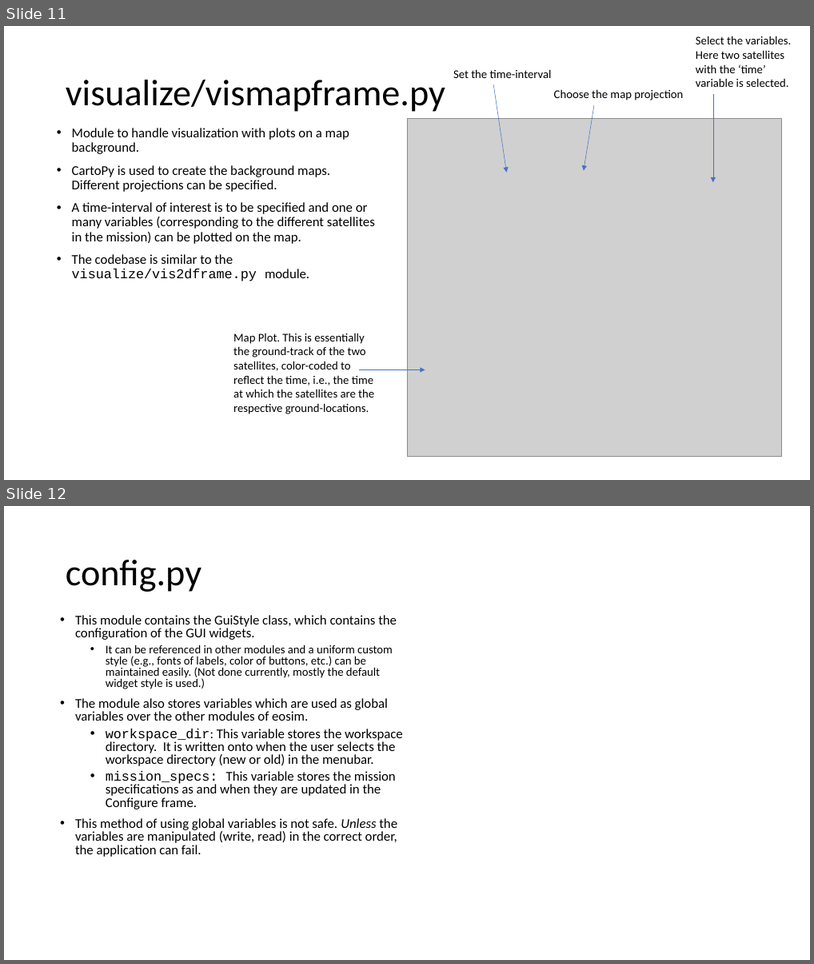
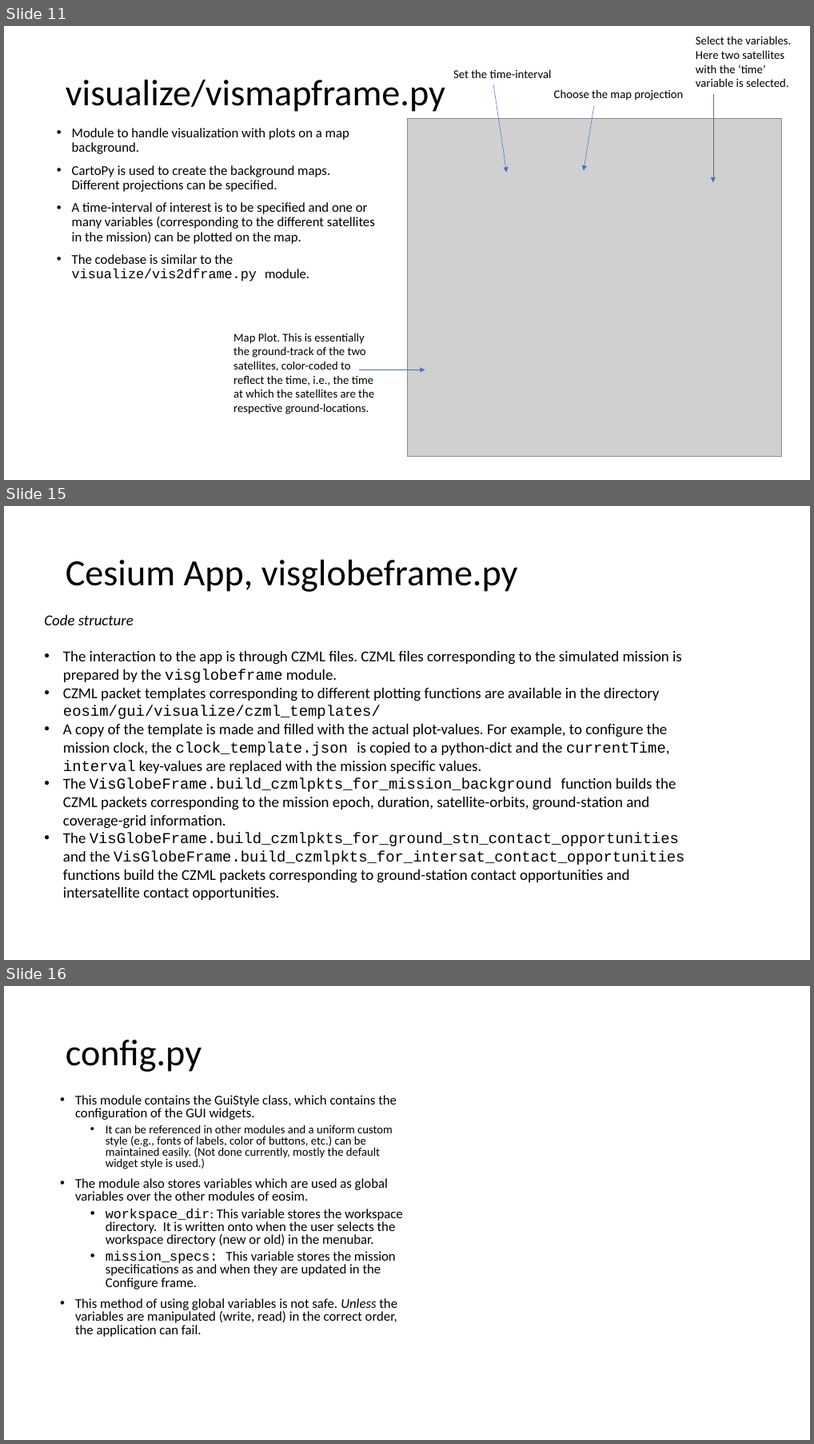
Before and after one commit to EarthObservationSimulator/eosim-gui, a slide deck: docs/codebase_description.pptx. Shown one above the other, each under a label of ours: slides 11 and 12 before the commit, slides 11, 15 and 16 after it; the slides between them are not shown. The pictures are 814x964 and 814x1444 pixels, drawn with LibreOffice and Linux fonts; fonts in the diff are those of the drawing; grey boxes stand for pictures. Boxes give left, top, right and bottom in pixels: in the first picture for what was removed or moved away, otherwise in the second. Text is boxed around its words. In the diff, an @@ line names an element or a change of style, - is before the commit and + after.

Commit message:
Revised cesiumJS powered visualization

```diff
--- a/docs/codebase_description.pptx
+++ b/docs/codebase_description.pptx
@@ slide 15 added at (4, 506, 810, 960), background #FFFFFF @@
@@ title added at (66, 560, 518, 592), 44 pt, text #000000 @@
+Cesium App, visglobeframe.py
@@ text added at (44, 615, 685, 900), 18 pt, text #000000 @@
+Code structure
+• The interaction to the app is through CZML files. CZML files corresponding to the simulated mission is prepared by the visglobeframe module.
+• CZML packet templates corresponding to different plotting functions are available in the directory eosim/gui/visualize/czml_templates/
+• A copy of the template is made and filled with the actual plot-values. For example, to configure the mission clock, the clock_template.json is copied to a python-dict and the currentTime, interval key-values are replaced with the mission specific values.
+• The VisGlobeFrame.build_czmlpkts_for_mission_background function builds the CZML packets corresponding to the mission epoch, duration, satellite-orbits, ground-station and coverage-grid information.
+• The VisGlobeFrame.build_czmlpkts_for_ground_stn_contact_opportunities and the VisGlobeFrame.build_czmlpkts_for_intersat_contact_opportunities functions build the CZML packets corresponding to ground-station contact opportunities and intersatellite contact opportunities.
@@ what was slide 12 is now slide 16 @@
```
Also in this commit, not shown: 3 other slides added, 11 other files.
